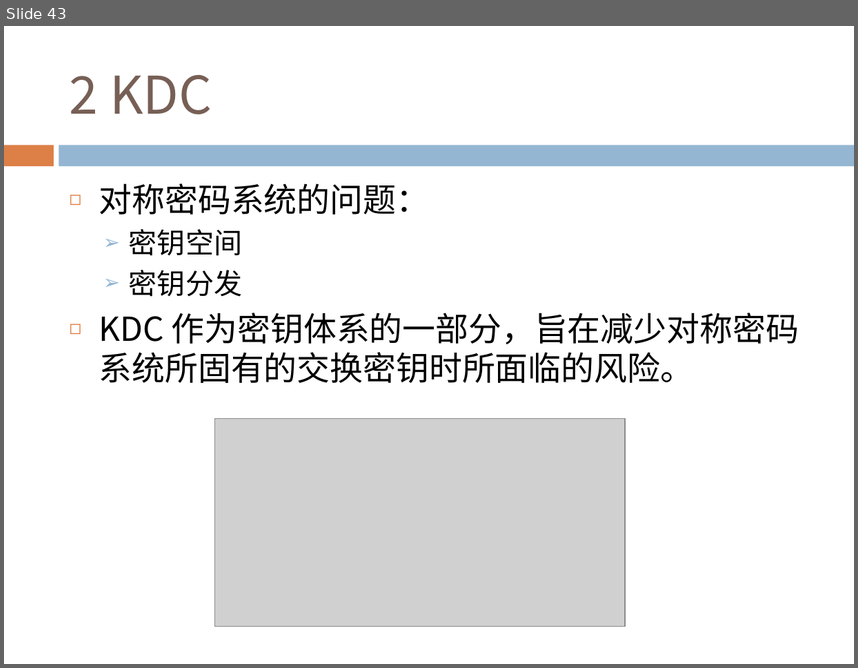
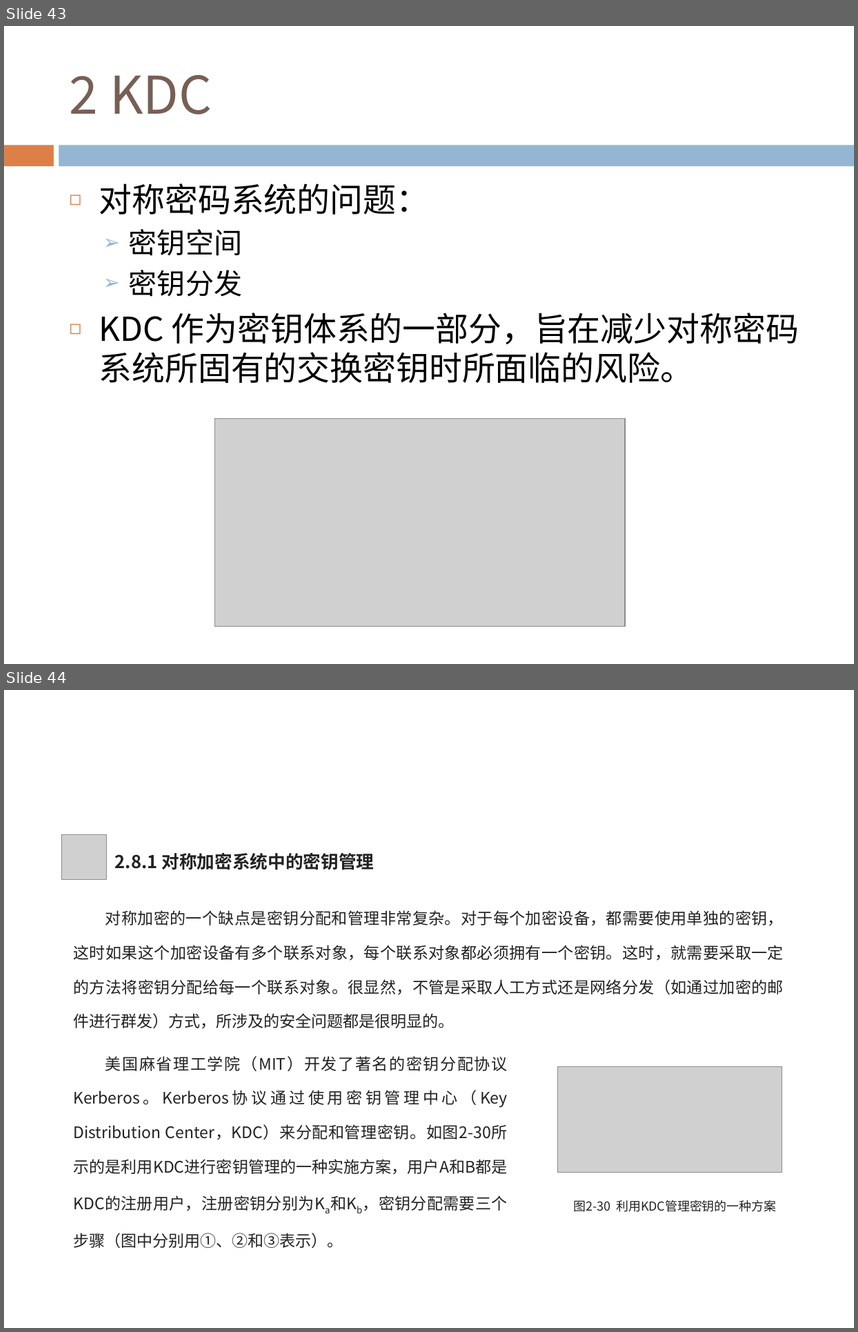
Before and after one commit to ZhenWusi/ke-jian, a slide deck: 02_网络安全密码学基础 (3).pptx. Shown one above the other, each under a label of ours: slide 43 before the commit, slides 43 and 44 after it. The pictures are 858x668 and 858x1332 pixels, drawn with LibreOffice and Linux fonts; fonts in the diff are those of the drawing; grey boxes stand for pictures; background and template pictures are left out. Boxes give left, top, right and bottom in pixels: in the first picture for what was removed or moved away, otherwise in the second. Text is boxed around its words. In the diff, an @@ line names an element or a change of style, - is before the commit and + after.

```diff
--- a/02_网络安全密码学基础 (3).pptx
+++ b/02_网络安全密码学基础 (3).pptx
@@ slide 44 added at (4, 690, 854, 1328), background #FFFFFF @@
@@ picture added at (62, 834, 107, 880) @@
@@ text added at (115, 853, 419, 1105), 15 pt, text #222222, bold @@
+2.8.1 对称加密系统中的密钥管理
@@ text added at (115, 853, 375, 870), 18 pt, text #FFFFFF, bold @@
+2.8 密钥的管理
@@ text added at (74, 910, 784, 1029), 13.5 pt, text #222222 @@
+对称加密的一个缺点是密钥分配和管理非常复杂。对于每个加密设备，都需要使用单独的密钥，这时如果这个加密设备有多个联系对象，每个联系对象都必须拥有一个密钥。这时，就需要采取一定的方法将密钥分配给每一个联系对象。很显然，不管是采取人工方式还是网络分发（如通过加密的邮件进行群发）方式，所涉及的安全问题都是很明显的。
@@ text added at (74, 1056, 508, 1248), 13.5 pt, text #222222 @@
+美国麻省理工学院（MIT）开发了著名的密钥分配协议Kerberos。Kerberos协议通过使用密钥管理中心（Key Distribution Center，KDC）来分配和管理密钥。如图2-30所示的是利用KDC进行密钥管理的一种实施方案，用户A和B都是KDC的注册用户，注册密钥分别为Ka和Kb，密钥分配需要三个步骤（图中分别用①、②和③表示）。
@@ picture added at (558, 1067, 783, 1173) @@
@@ text added at (574, 1200, 776, 1212), 10.5 pt, text #222222 @@
+图2-30 利用KDC管理密钥的一种方案
```
Also in this commit, not shown: 3 other slides added, 6 other files.
